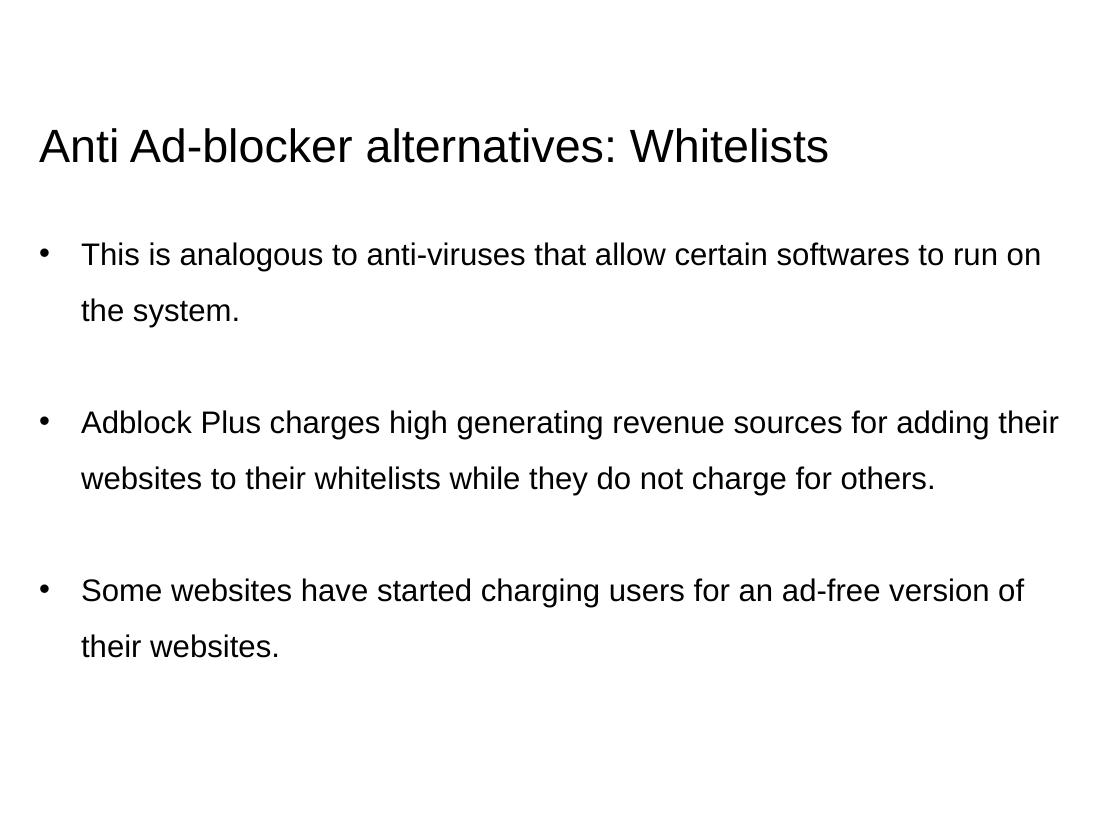
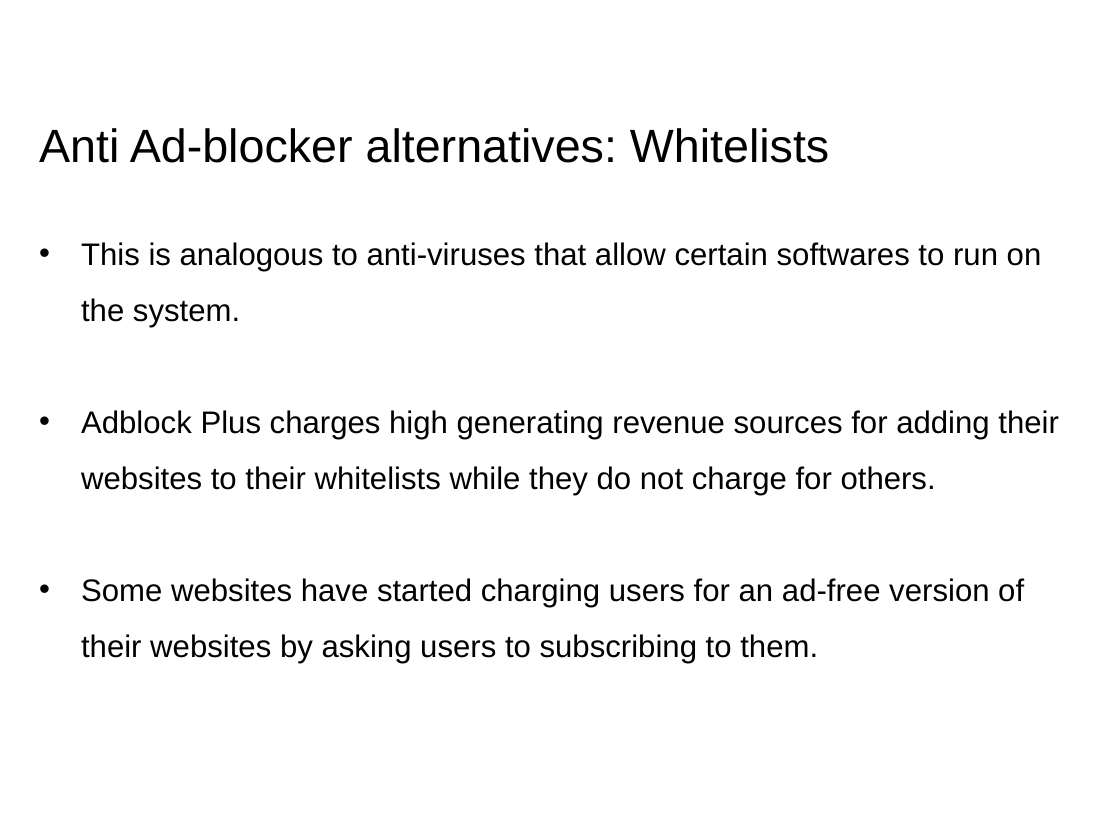
Before and after one commit to RohitPanda/seminar-blocking-adblockers, a slide deck: slide 23 of ppt/Seminar - Rohit & Rohit.pptx. Drawn at 1120x840 pixels with LibreOffice and Linux fonts; fonts in the diff are those of the drawing; background and template pictures are left out. Boxes give left, top, right and bottom in pixels: in the first picture for what was removed or moved away, otherwise in the second. Text is boxed around its words. In the diff, an @@ line names an element or a change of style, - is before the commit and + after.

```diff
--- a/ppt/Seminar - Rohit & Rohit.pptx
+++ b/ppt/Seminar - Rohit & Rohit.pptx
@@ text at [81, 578, 1024, 663]: text changed @@
-• Some websites have started charging users for an ad-free version of their websites.
+• Some websites have started charging users for an ad-free version of their websites by asking users to subscribing to them.
```
Also in this commit, not shown: 9 other slides changed, 2 slides added, 1 slide removed, 2 other files.
